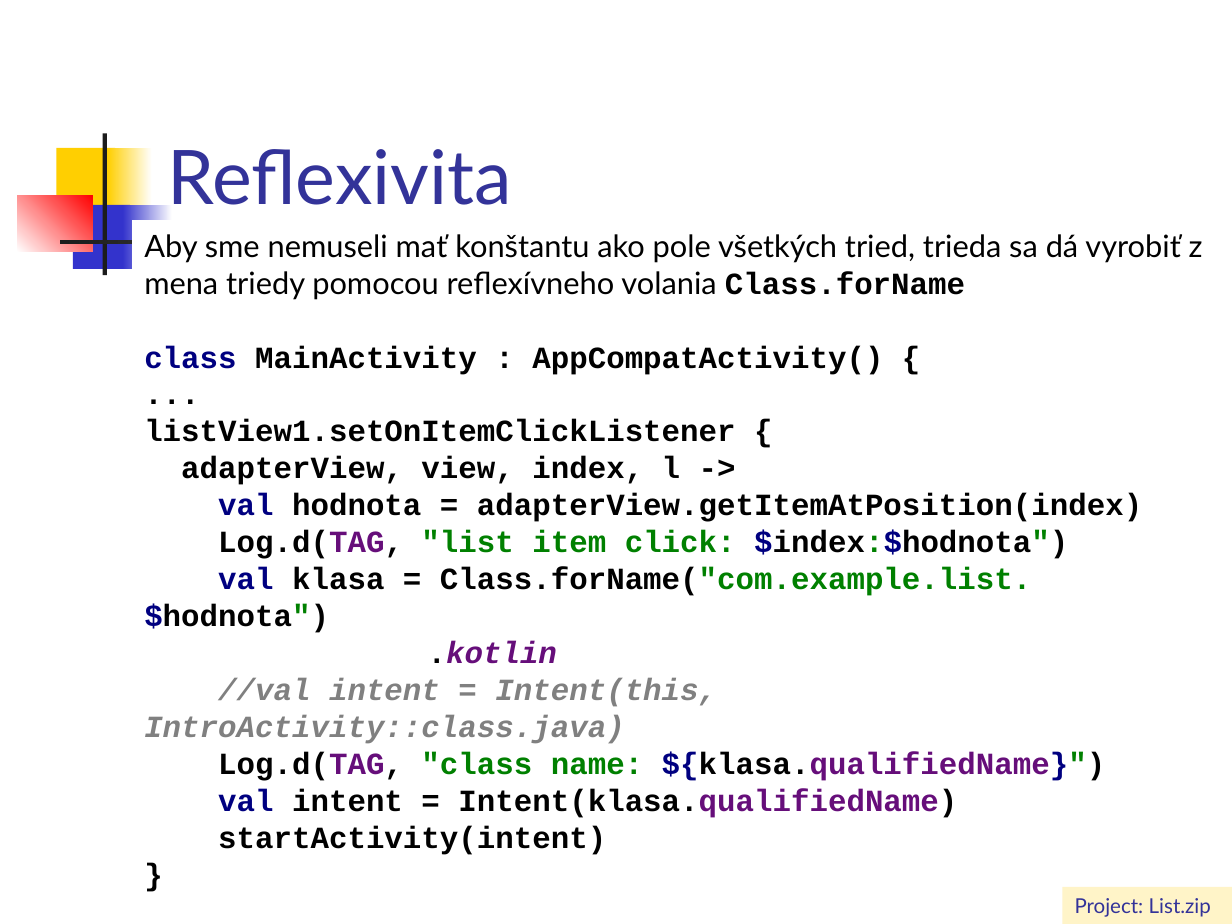
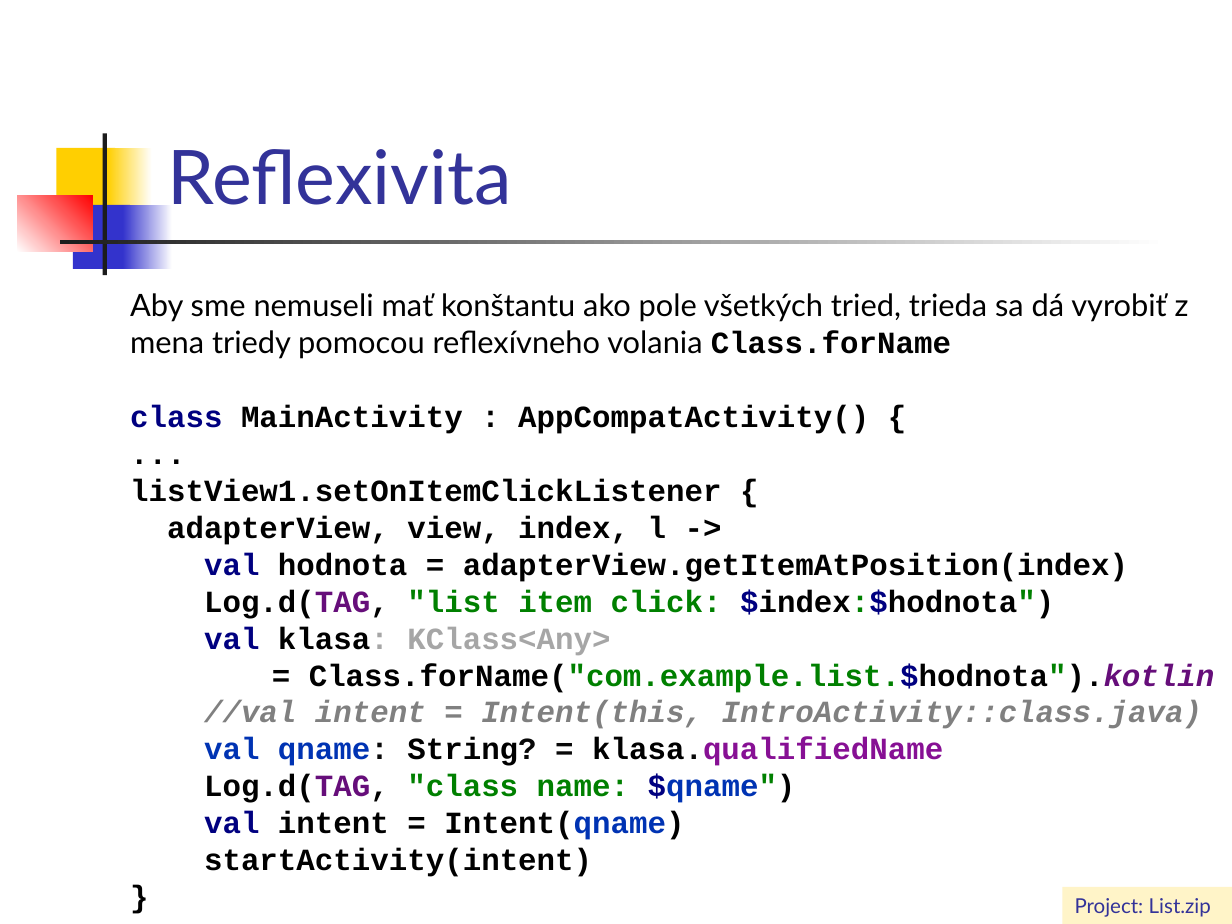
Before and after one commit to vmandro/Prednasky, a slide deck: slide 10 of 04/04_Android.ppt (slide 9 before the commit). Drawn at 1232x924 pixels with LibreOffice and Linux fonts; fonts in the diff are those of the drawing. Boxes give left, top, right and bottom in pixels: in the first picture for what was removed or moved away, otherwise in the second. Text is boxed around its words. In the diff, an @@ line names an element or a change of style, - is before the commit and + after.

```diff
--- a/04/04_Android.ppt
+++ b/04/04_Android.ppt
@@ text "Aby sme nemuseli mať konštantu ...": place and size @@
-text "Aby sme nemuseli mať konštantu ..." at (144, 234, 1203, 855)
+text "Aby sme nemuseli mať konštantu ..." at (130, 293, 1215, 877)
@@ text at (130, 479, 1215, 877): text changed @@
-listView1.setOnItemClickListener {
-adapterView, view, index, l ->
-val hodnota = adapterView.getItemAtPosition(index)
-Log.d(TAG, "list item click: $index:$hodnota")
-val klasa = Class.forName("com.example.list.$hodnota")
-.kotlin
-//val intent = Intent(this, IntroActivity::class.java)
-Log.d(TAG, "class name: ${klasa.qualifiedName}")
-val intent = Intent(klasa.qualifiedName)
-startActivity(intent)
-}
+listView1.setOnItemClickListener {
+adapterView, view, index, l ->
+val hodnota = adapterView.getItemAtPosition(index)
+Log.d(TAG, "list item click: $index:$hodnota")
+val klasa: KClass<Any>
+= Class.forName("com.example.list.$hodnota").kotlin
+//val intent = Intent(this, IntroActivity::class.java)
+val qname: String? = klasa.qualifiedName
+Log.d(TAG, "class name: $qname")
+val intent = Intent(qname)
+startActivity(intent)
+}
```
Also in this commit, not shown: 19 other slides changed, 8 slides added, 3 other files.
